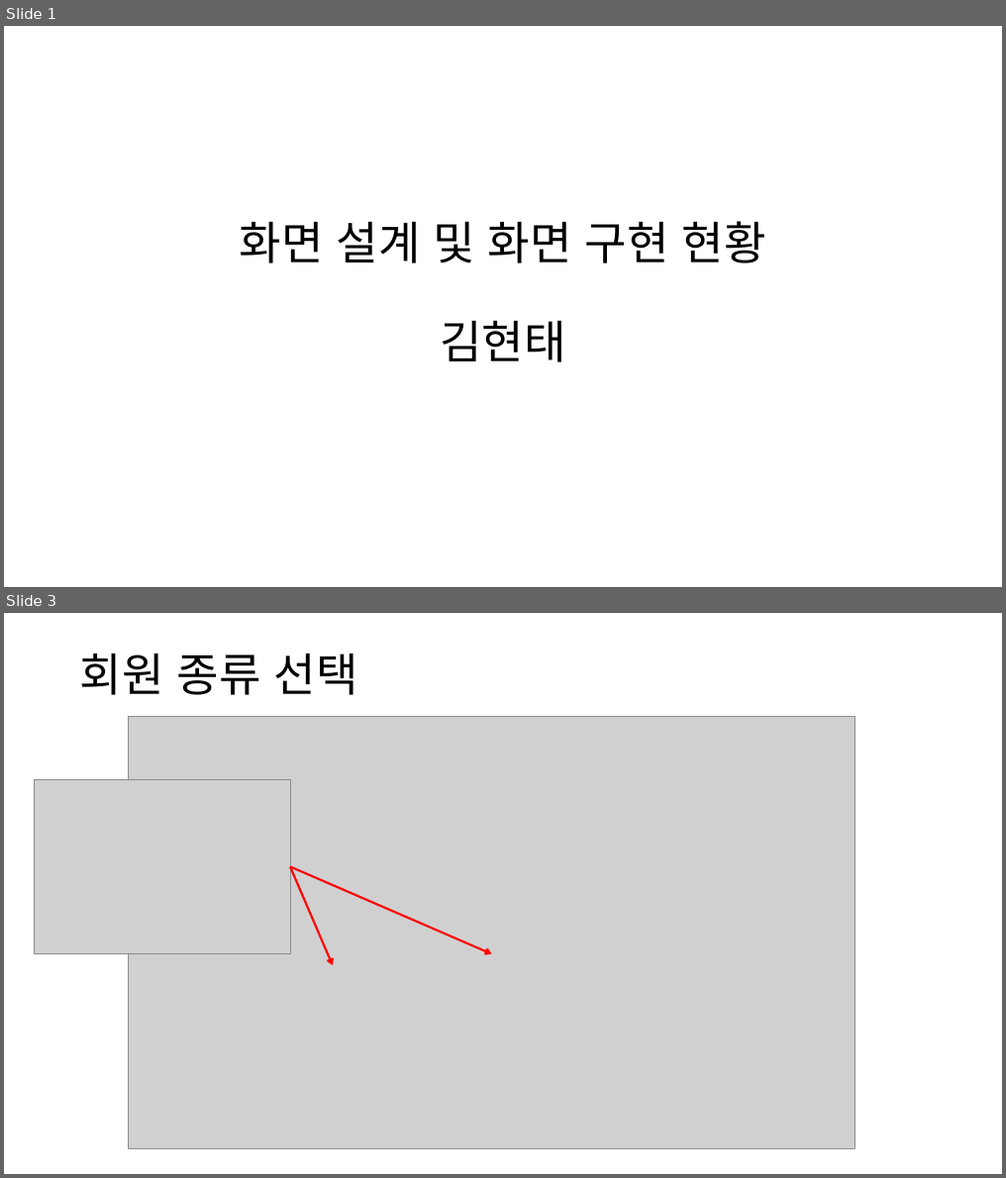
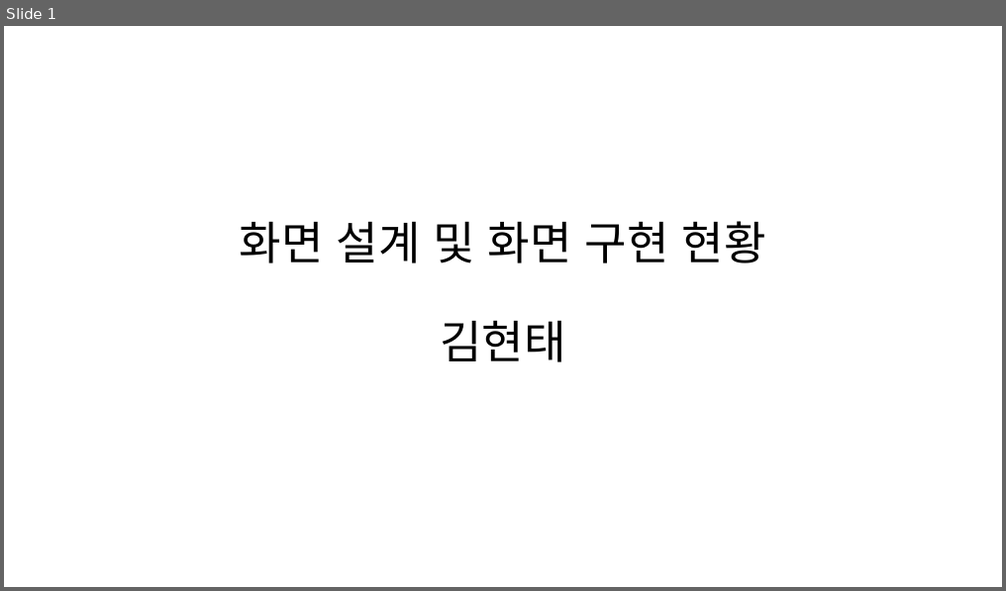
Before and after one commit to ezenteam2/TripMate, a slide deck: 0130현태.pptx. Shown one above the other, each under a label of ours: slides 1 and 3 before the commit, slide 1 after it; the slides between them are not shown. The pictures are 1006x1178 and 1006x591 pixels, drawn with LibreOffice and Linux fonts; fonts in the diff are those of the drawing; grey boxes stand for pictures. Boxes give left, top, right and bottom in pixels: in the first picture for what was removed or moved away, otherwise in the second. Text is boxed around its words. In the diff, an @@ line names an element or a change of style, - is before the commit and + after.

```diff
--- a/0130현태.pptx
+++ b/0130현태.pptx
@@ slide 3 removed at [4,613,1002,1174], background #FFFFFF @@
@@ title removed at [80,653,358,695] @@
-회원 종류 선택
@@ picture removed at [129,717,855,1149] @@
@@ picture removed at [34,779,291,954] @@
@@ arrow removed from (290, 866) to (492, 955) @@
@@ arrow removed from (290, 866) to (333, 965) @@
```
Also in this commit, not shown: 5 slides changed, 7 slides added, 4 other slides removed.
